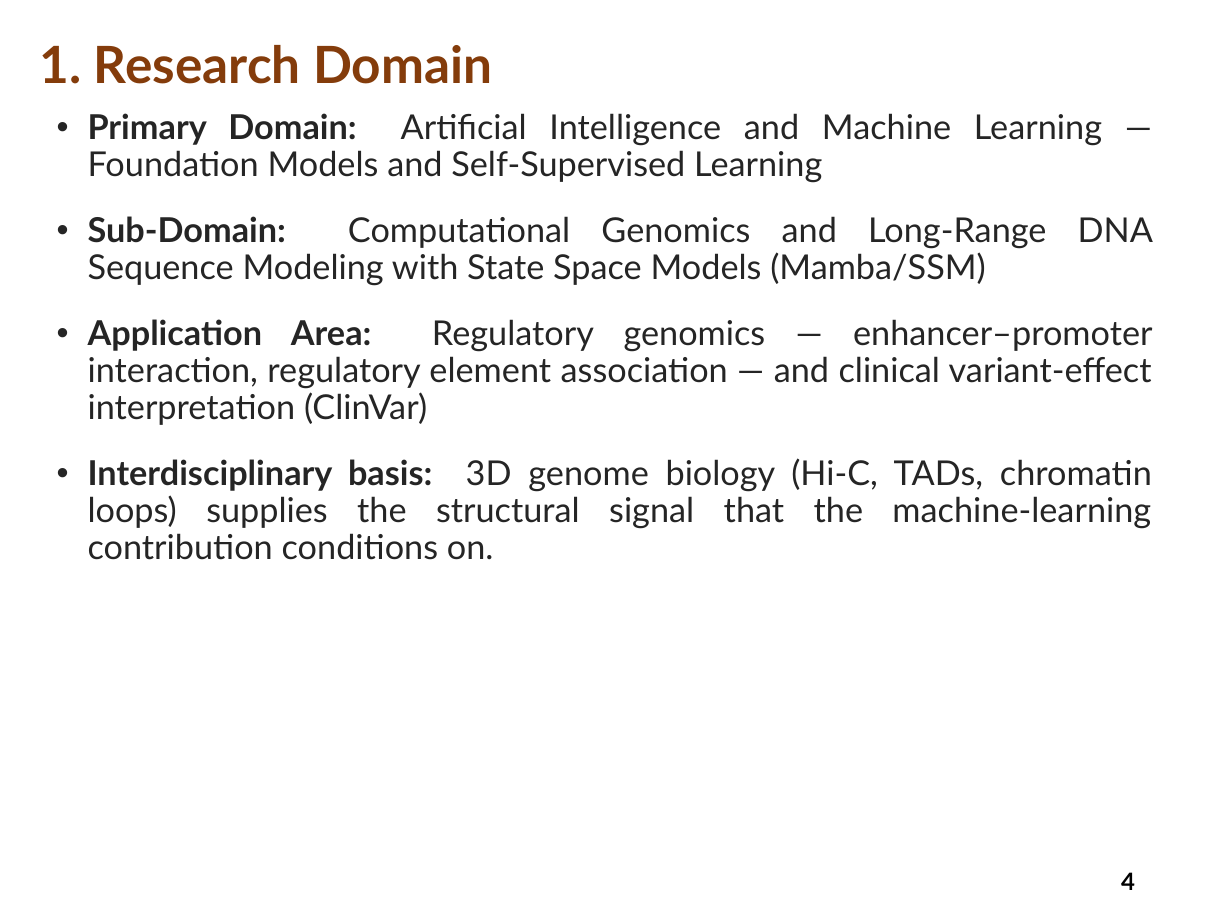
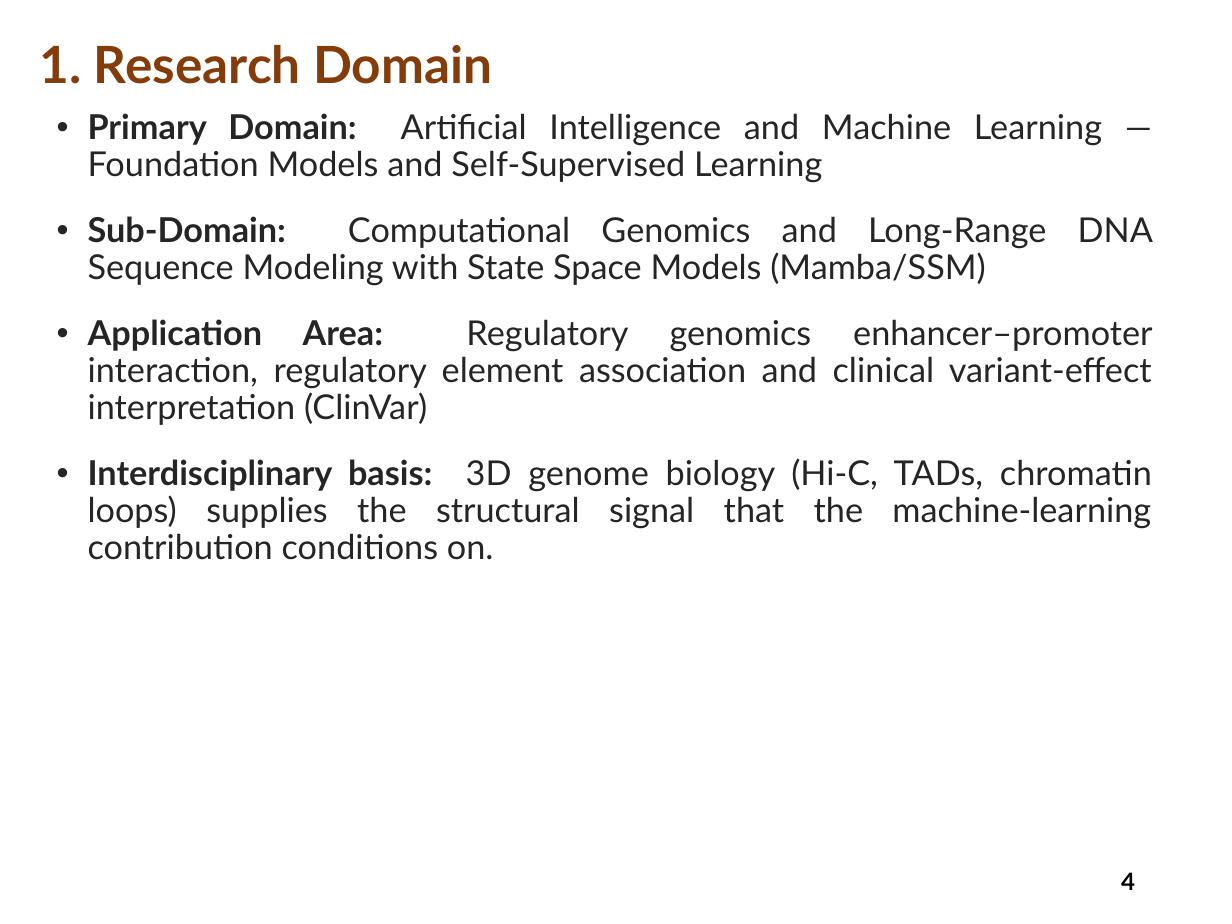
Before and after one commit to charansaiponnada/3D-Chromatin-Aware-Genomic-FM, a slide deck: slide 4 of presentations/Mini_Project_Review_0.pptx. Drawn at 1232x924 pixels with LibreOffice and Linux fonts; fonts in the diff are those of the drawing. Boxes give left, top, right and bottom in pixels: in the first picture for what was removed or moved away, otherwise in the second. Text is boxed around its words. In the diff, an @@ line names an element or a change of style, - is before the commit and + after.

```diff
--- a/presentations/Mini_Project_Review_0.pptx
+++ b/presentations/Mini_Project_Review_0.pptx
@@ text at (x1=88, y1=319, x2=1153, y2=425): text changed @@
-• Application Area: Regulatory genomics — enhancer–promoter interaction, regulatory element association — and clinical variant-effect interpretation (ClinVar)
+• Application Area: Regulatory genomics enhancer–promoter interaction, regulatory element association and clinical variant-effect interpretation (ClinVar)
```
Also in this commit, not shown: 10 other slides changed, 7 other files.
